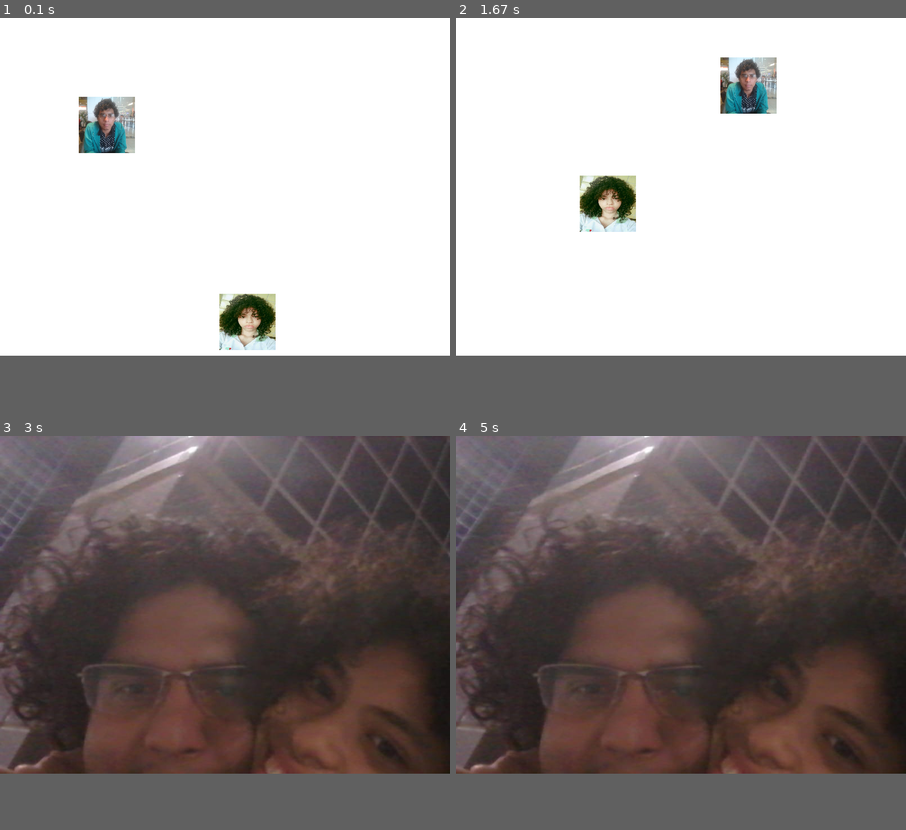
Above: before the commit, frames 1-4 (two rows, left to right).
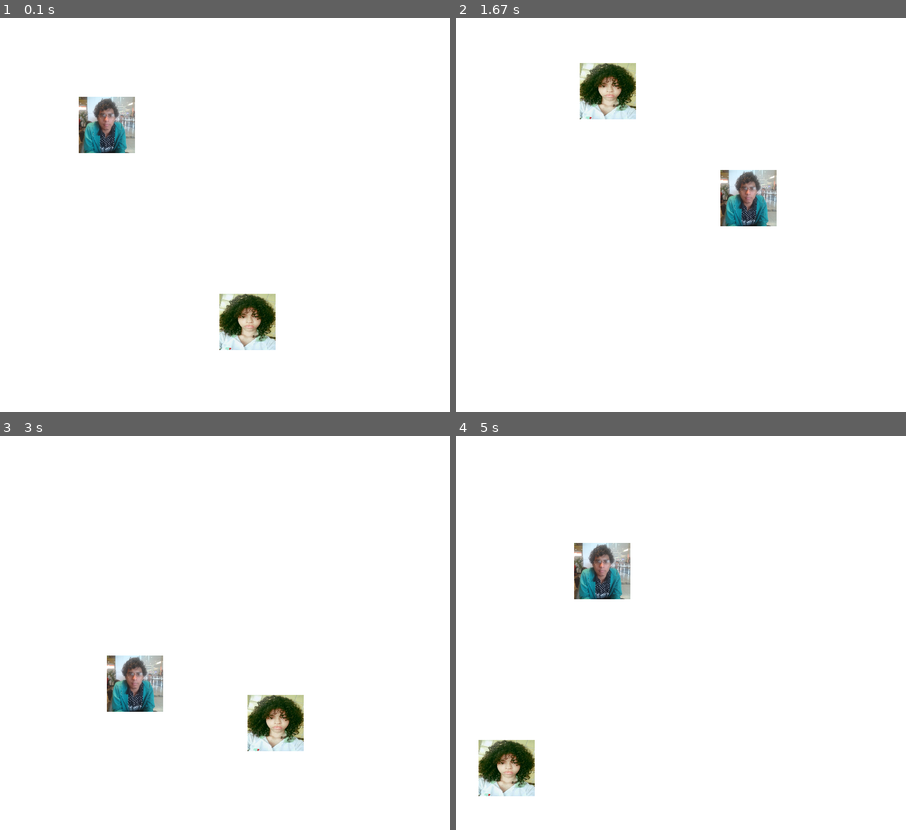
Above: after the commit, the same moments.

Repository: valtercioj/PygameFotos
Game: pygame game, started from pygame_love.py
Same seed, same stepped clock (60 frames per second), same inputs: the game is played once before the commit and once after it.
Inputs:
- Up to frame 1 (0.1 s): no input
- Up to frame 2 (1.67 s): no input
- Up to frame 3 (3 s): no input
- Up to frame 4 (5 s): no input
In our replay, the window is 800x600 before the commit and 800x700 after it. These sizes can differ from the game's own. Grey fills any space a smaller window leaves; there, only what the larger window draws over its background counts as a difference.

The runs differ from the first frame. In frame 1, only the window size differs. In frame 2, 7.0% of the frame differs, in the area x 27-72%, y 10-55%; in frame 3, 85%; in frame 4, 86%, in the area x 0-100%, y 0-92%.

Commit message:
Update pygame_love.py

Diff:
--- a/pygame_love.py
+++ b/pygame_love.py
@@ -8,7 +8,7 @@
 pygame.init()
 
 display_w = 800
-display_h = 600
+display_h = 700
 
 gameDisplay = pygame.display.set_mode((display_w,display_h))
 pygame.display.set_caption('Gbat & Jane')
@@ -34,8 +34,10 @@
 hellenDirY = 1
 hellenImg = pygame.image.load('hellen.jpg')
 hellenImg = pygame.transform.scale(hellenImg, (W, H))
-
+w = 760
+h = 730
 osDoisImg = pygame.image.load('OsDois.jpg')
+osDoisImg = pygame.transform.scale(osDoisImg, (w, h))
 vel = 10
 
 while not love:
@@ -75,5 +77,5 @@
 
 draw(osDoisImg, 0, 0)
 pygame.display.update()
-time.sleep(10)
+time.sleep(5)
 pygame.quit()
